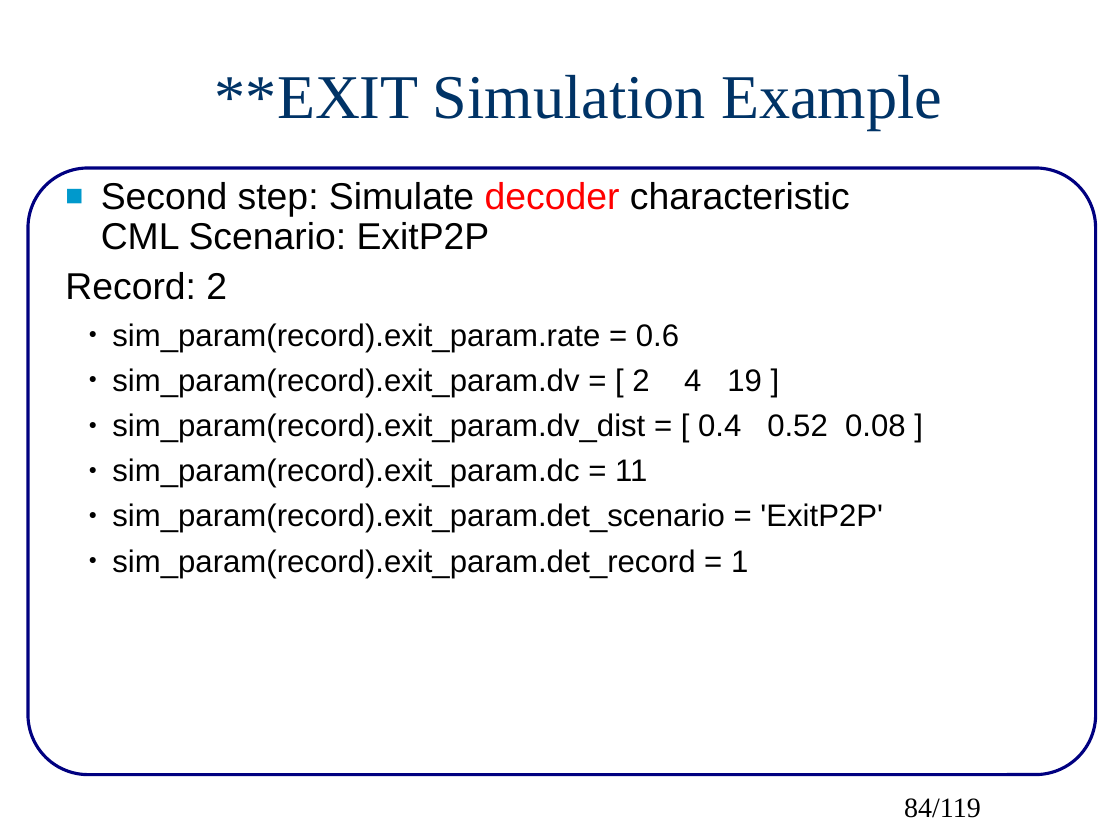
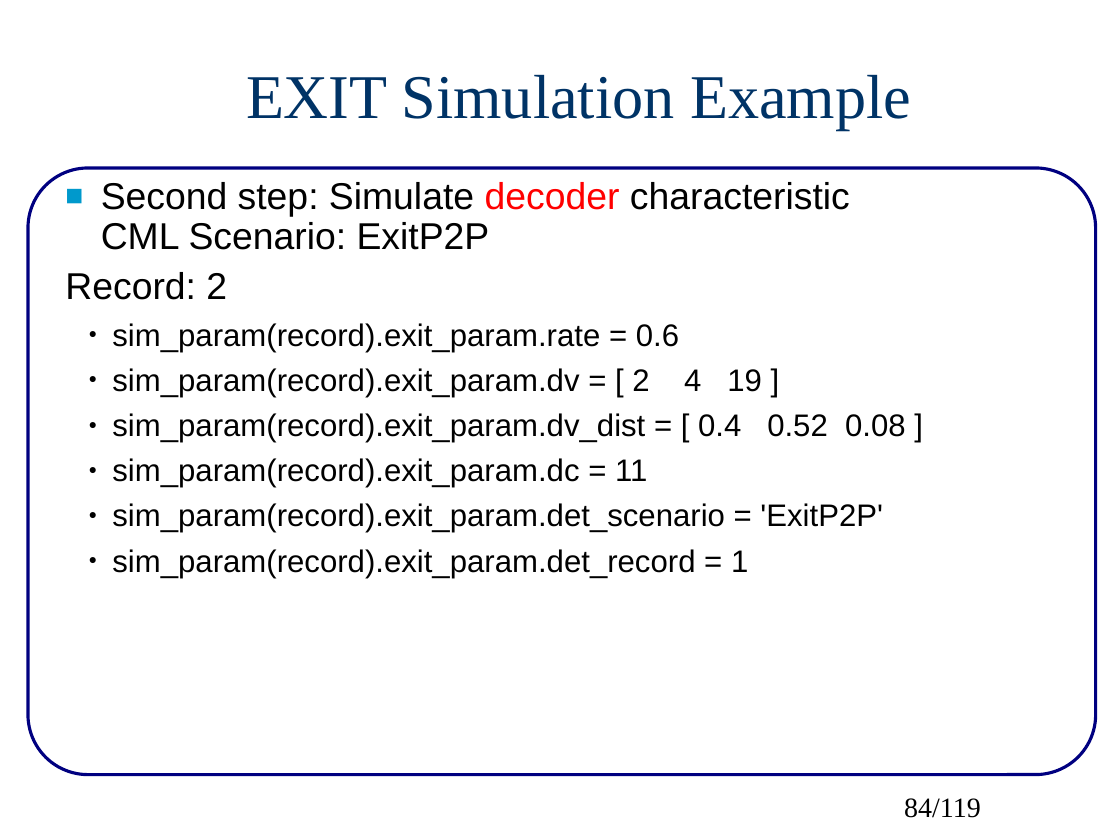
Before and after one commit to wvu-wcrl/CML, a slide deck: slide 84 of doc/src/CMLoverview.pptx. Drawn at 1120x840 pixels with LibreOffice and Linux fonts; fonts in the diff are those of the drawing. Boxes give left, top, right and bottom in pixels: in the first picture for what was removed or moved away, otherwise in the second. Text is boxed around its words. In the diff, an @@ line names an element or a change of style, - is before the commit and + after.

```diff
--- a/doc/src/CMLoverview.pptx
+++ b/doc/src/CMLoverview.pptx
@@ title at [246, 74, 911, 130]: text changed @@
-**EXIT Simulation Example
+EXIT Simulation Example
```
Also in this commit, not shown: 32 other slides changed, 4 other files.
